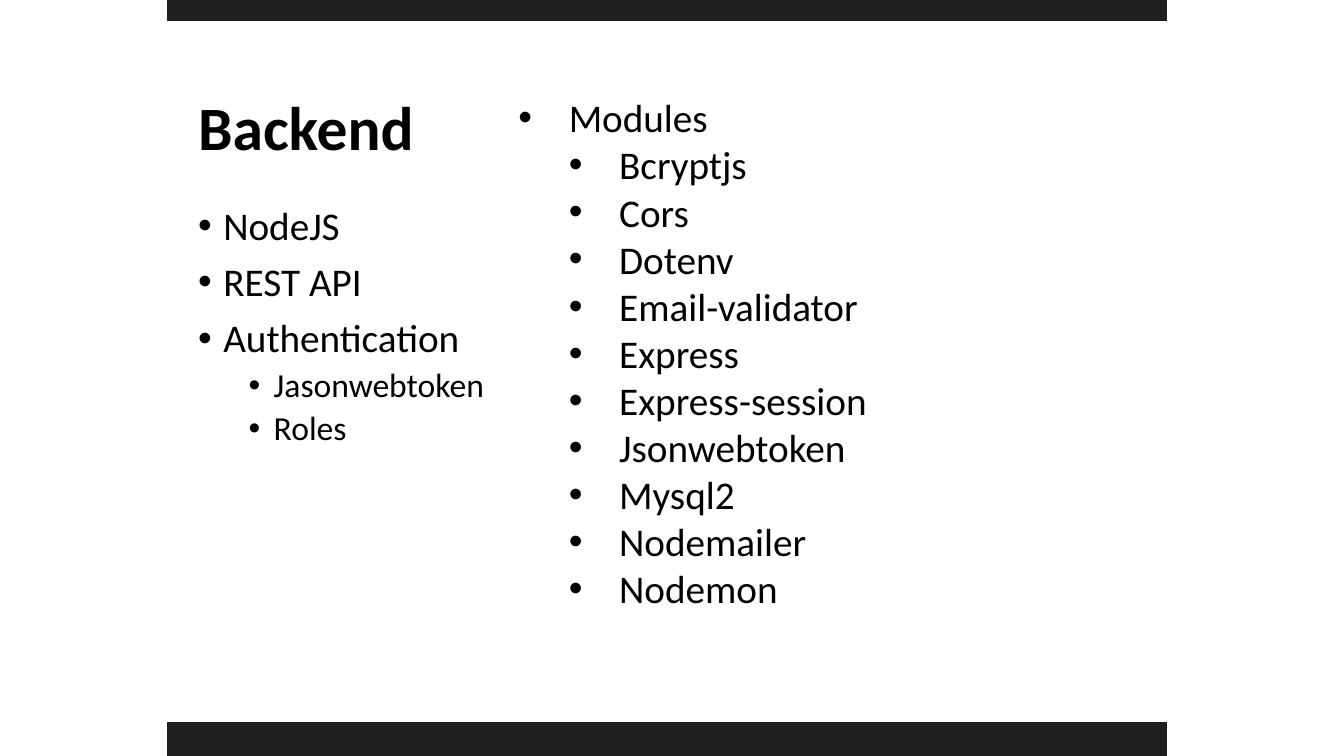
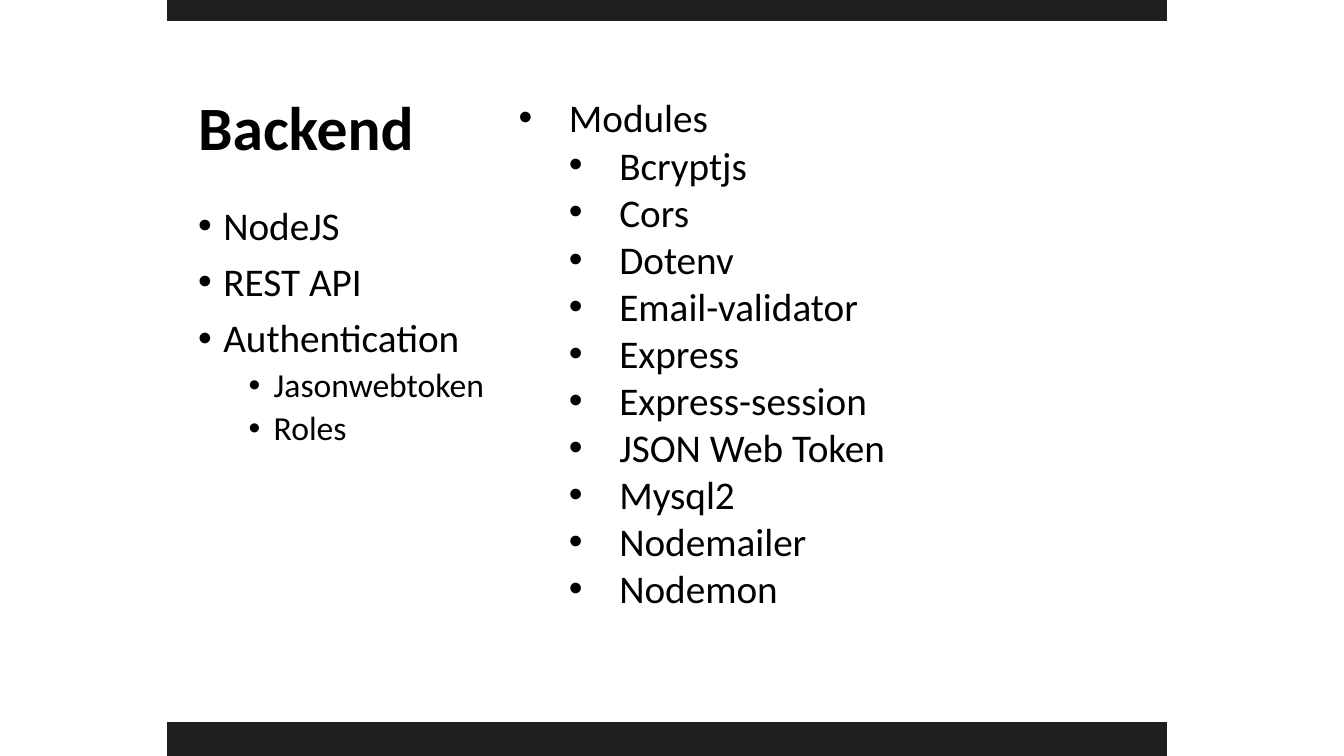
Before and after one commit to CzinegeZoltan/Vizsgaremek, a slide deck: slide 6 of Dokumentumok/Duna Mozi.pptx (slide 5 before the commit). Drawn at 1344x756 pixels with LibreOffice and Linux fonts; fonts in the diff are those of the drawing; background and template pictures are left out. Boxes give left, top, right and bottom in pixels: in the first picture for what was removed or moved away, otherwise in the second. Text is boxed around its words. In the diff, an @@ line names an element or a change of style, - is before the commit and + after.

```diff
--- a/Dokumentumok/Duna Mozi.pptx
+++ b/Dokumentumok/Duna Mozi.pptx
@@ text at (619, 434, 885, 463): text changed @@
-  • Jsonwebtoken
+  • JSON Web Token
```
Also in this commit, not shown: 2 other slides changed.
